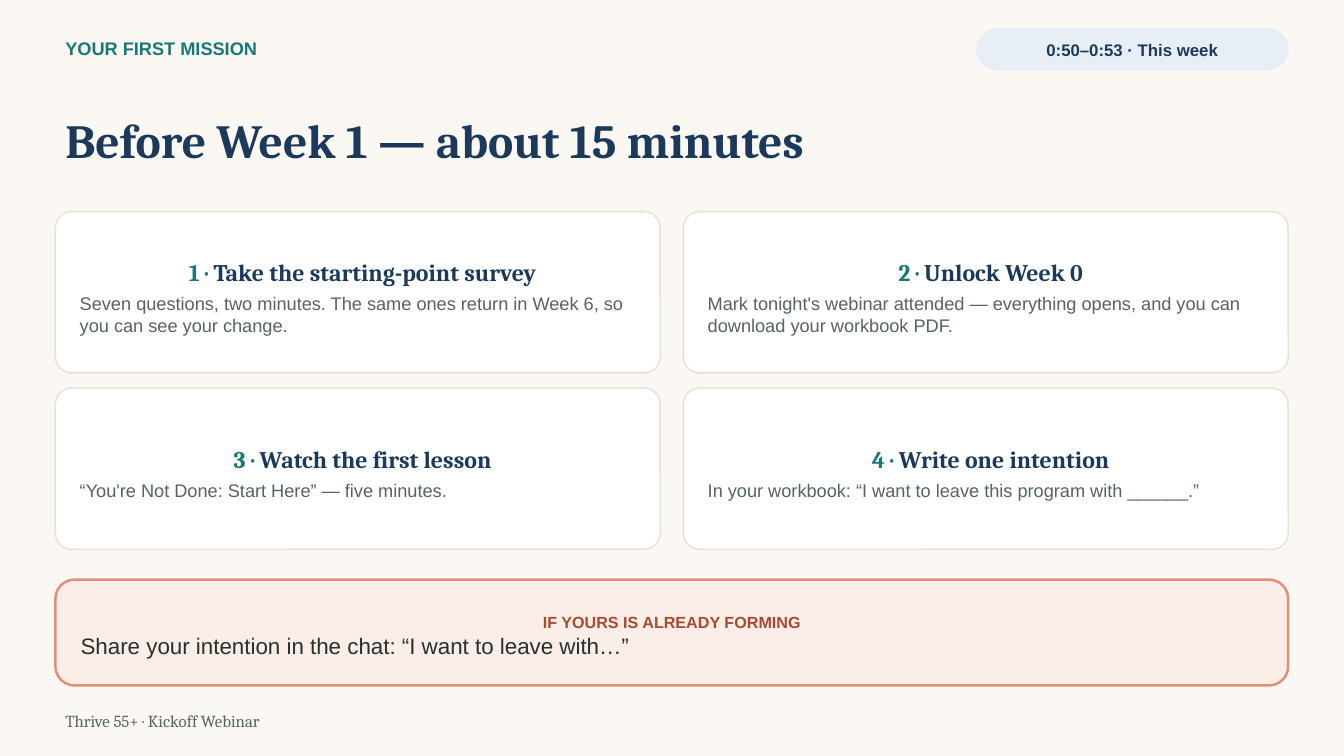
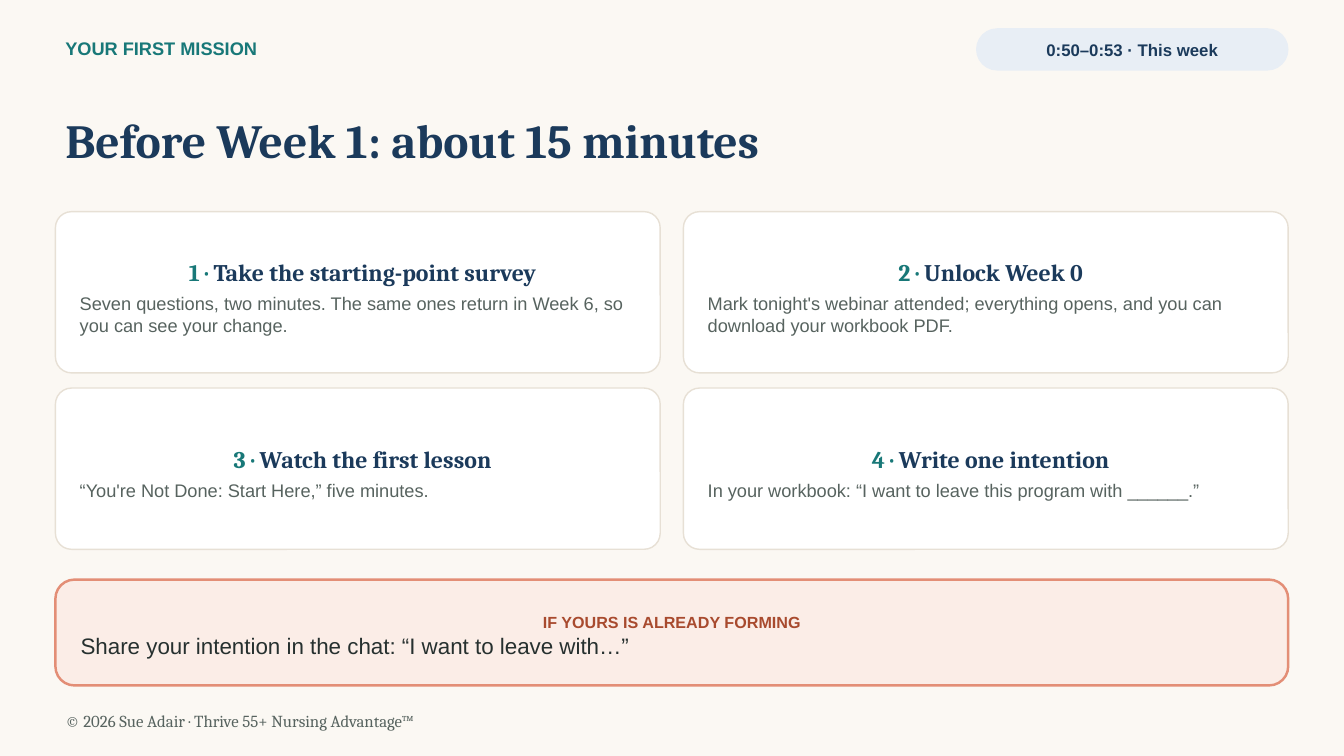
Before and after one commit to MissTully/Thrive-55, a slide deck: slide 15 of webinars/Thrive55_Week0_Kickoff_Zoom.pptx. Drawn at 1344x756 pixels with LibreOffice and Linux fonts; fonts in the diff are those of the drawing. Boxes give left, top, right and bottom in pixels: in the first picture for what was removed or moved away, otherwise in the second. Text is boxed around its words. In the diff, an @@ line names an element or a change of style, - is before the commit and + after.

```diff
--- a/webinars/Thrive55_Week0_Kickoff_Zoom.pptx
+++ b/webinars/Thrive55_Week0_Kickoff_Zoom.pptx
@@ text at (65,124,759,159): text changed @@
-Before Week 1 — about 15 minutes
+Before Week 1: about 15 minutes
@@ text in rounded rectangle at (708,297,1222,336): text changed @@
-Mark tonight's webinar attended — everything opens, and you can download your workbook PDF.
+Mark tonight's webinar attended; everything opens, and you can download your workbook PDF.
@@ text in rounded rectangle at (80,484,429,500): text changed @@
-“You're Not Done: Start Here” — five minutes.
+“You're Not Done: Start Here,” five minutes.
@@ text at (83,715,414,731): text changed @@
-Thrive 55+ · Kickoff Webinar
+© 2026 Sue Adair · Thrive 55+ Nursing Advantage™
```
Also in this commit, not shown: 16 other slides changed.
